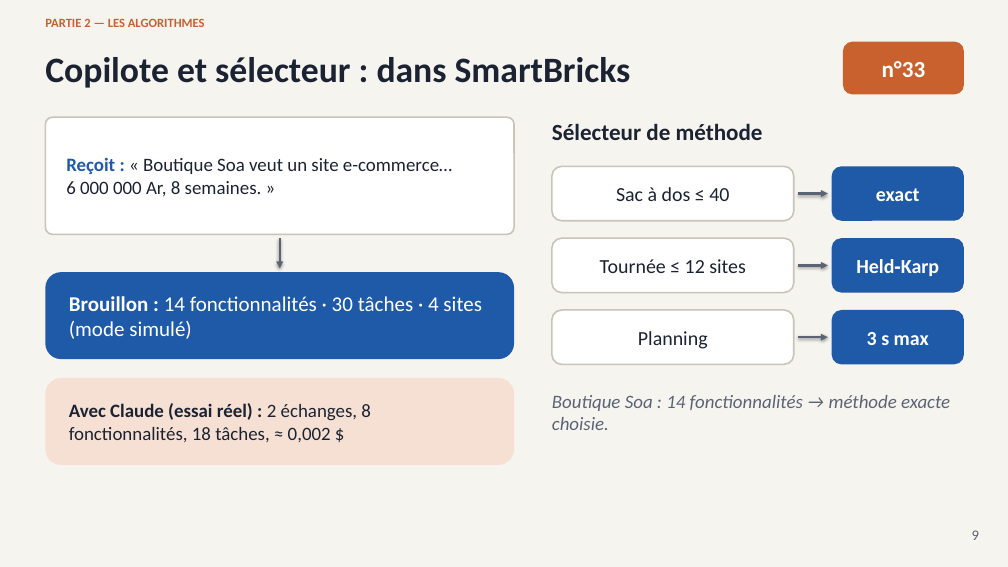
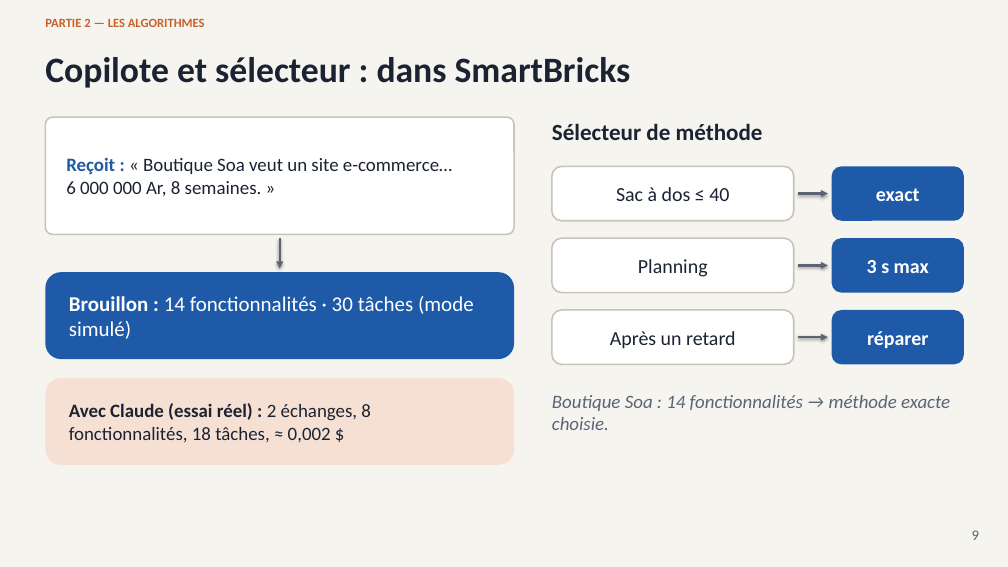
Before and after one commit to andokevin/smartbricks, a slide deck: slide 9 of docs/SmartBricks_presentation.pptx. Drawn at 1008x567 pixels with LibreOffice and Linux fonts; fonts in the diff are those of the drawing. Boxes give left, top, right and bottom in pixels: in the first picture for what was removed or moved away, otherwise in the second. Text is boxed around its words. In the diff, an @@ line names an element or a change of style, - is before the commit and + after.

```diff
--- a/docs/SmartBricks_presentation.pptx
+++ b/docs/SmartBricks_presentation.pptx
@@ rounded rectangle removed at (843, 42, 964, 95) @@
-n°33
@@ rounded rectangle "Planning": place and size @@
-rounded rectangle "Planning" at (552, 310, 794, 364)
+rounded rectangle "Planning" at (552, 238, 794, 293)
@@ rounded rectangle removed at (552, 238, 794, 293) @@
-Tournée ≤ 12 sites
@@ rounded rectangle "3 s max": place and size @@
-rounded rectangle "3 s max" at (832, 310, 964, 364)
+rounded rectangle "3 s max" at (832, 238, 964, 293)
@@ rounded rectangle removed at (832, 238, 964, 293) @@
-Held‑Karp
@@ text in rounded rectangle at (69, 296, 474, 339): text changed @@
-Brouillon : 14 fonctionnalités · 30 tâches · 4 sites (mode simulé)
+Brouillon : 14 fonctionnalités · 30 tâches (mode simulé)
@@ rounded rectangle added at (552, 310, 794, 364), fill #FFFFFF, outline #C9C4B8 1.5 pt, 19 pt, text #1B2333 @@
+Après un retard
@@ rounded rectangle added at (832, 310, 964, 364), fill #1E5AA8, 19 pt, text #FFFFFF, bold @@
+réparer
```
Also in this commit, not shown: 18 other slides changed, 2 slides removed, 3 other files.
